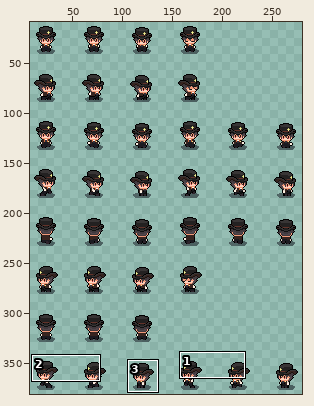
Sprite sheet -- tempus_assets/kaichibi.png. The picture above shows the old version from afar; the outline marks the close-up.
Close-up. Earlier state:
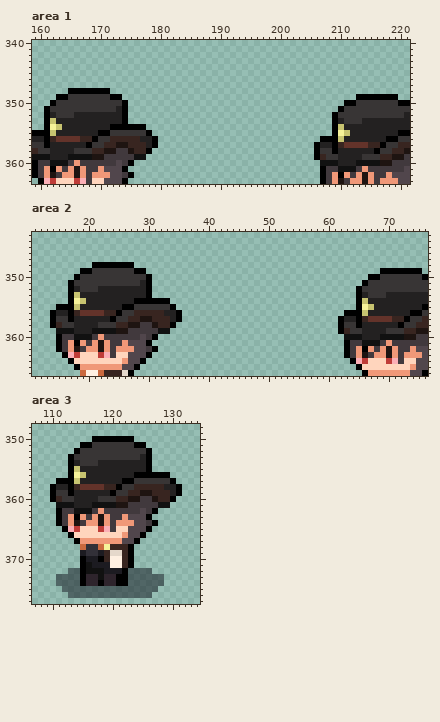
The file is 288x384 pixels. Colours within 5 levels of each other are drawn and written as one. Shown: area 1: x 159..221, y 340..363; area 2: x 11..76, y 343..366; area 3: x 107..134, y 348..377. The wide view leaves out empty margins. The commit also changed other parts of the picture, which this record leaves out.
And afterwards:
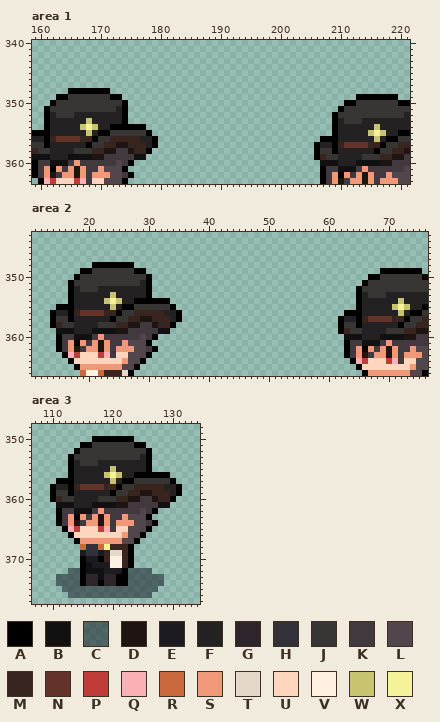
Palette (. is transparent): A #000000  B #111111  C #0c0e1980  D #1e1411  E #1c1b21  F #232121  G #2e242c  H #323038  J #383535  K #41393d  L #51464c  M #382520  N #63332a  P #bf3c38  Q #fbafb6  R #ca693e  S #f09878  T #e5d8cb  U #ffd5bd  V #fff0e2  W #c7c370  X #f6f299
The exact change:
Area 1:
Colour W gives way to colour F in row 353 at x 162; in row 354 at x 163 and 210; in row 355 at x 162 and 211; in row 356 at x 210.
Colour X gives way to colour F in row 354 at x 162; in row 355 at x 210.
Colour F gives way to colour W in row 353 at x 168; in row 354 at x 167, 169 and 216; in row 355 at x 168, 215 and 217; in row 356 at x 216.
Colour F gives way to colour X in row 354 at x 168; in row 355 at x 216.
Area 2:
Colour W gives way to colour F in row 353 at x 18; in row 354 at x 19 and 66; in row 355 at x 18 and 67; in row 356 at x 66.
Colour X gives way to colour F in row 354 at x 18; in row 355 at x 66.
Colour F gives way to colour W in row 353 at x 24; in row 354 at x 23, 25 and 72; in row 355 at x 24, 71 and 73; in row 356 at x 72.
Colour F gives way to colour X in row 354 at x 24; in row 355 at x 72.
Area 3:
Colour W gives way to colour F in row 355 at x 114; in row 356 at x 115; in row 357 at x 114.
Colour X gives way to colour F in row 356 at x 114.
Colour F gives way to colour W in row 355 at x 120; in row 356 at x 119 and 121; in row 357 at x 120.
Colour F gives way to colour X in row 356 at x 120.
Where, in picture pixels (left, top, right, bottom), the same in both close-ups:
changed: (50, 118, 98, 136)
changed: (338, 124, 386, 142)
changed: (74, 292, 86, 310)
changed: (104, 292, 122, 310)
changed: (362, 298, 374, 316)
changed: (392, 298, 410, 316)
changed: (74, 466, 86, 484)
changed: (104, 466, 122, 484)
